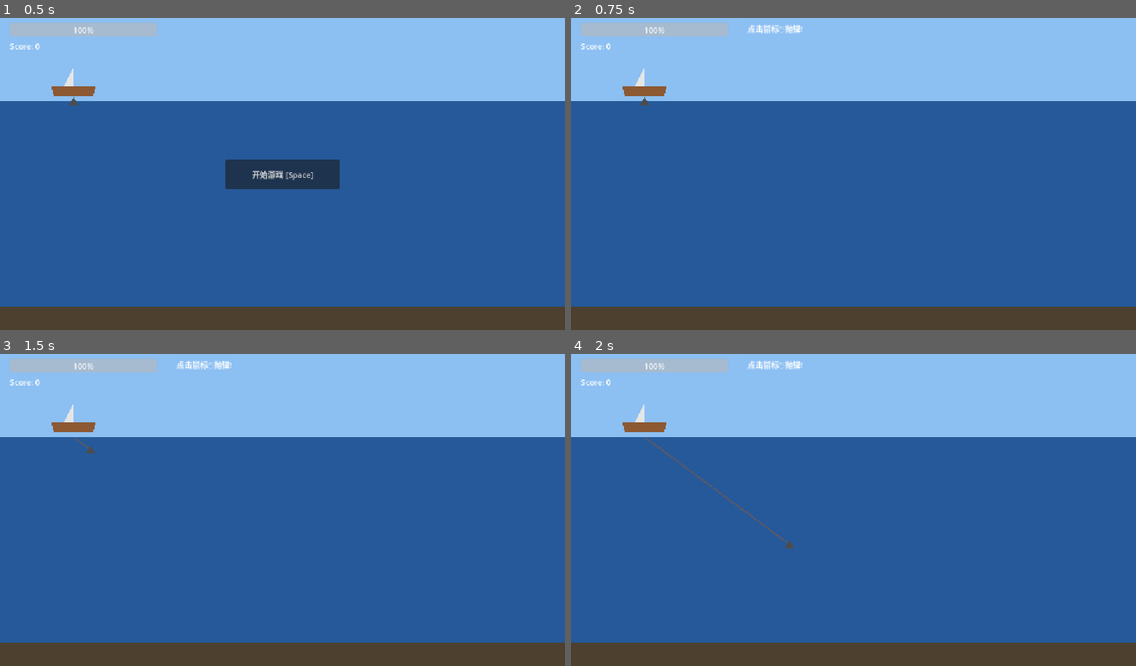
Above: before the commit, frames 1-4 (two rows, left to right).
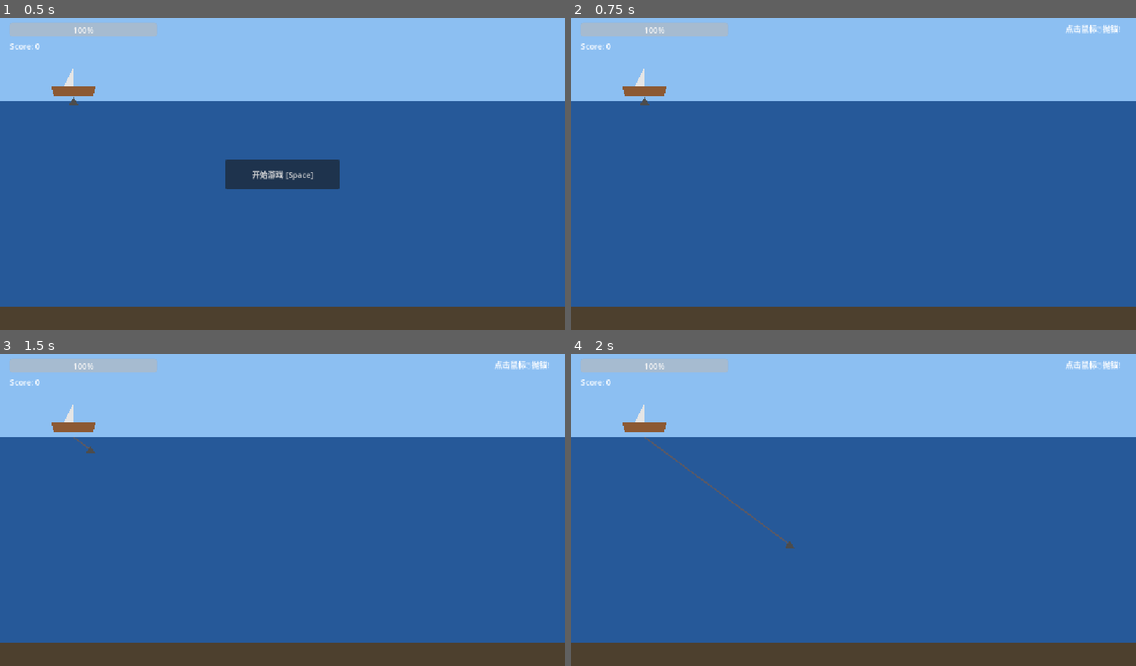
Above: after the commit, the same moments.

Repository: hysonger/anchor-loot
Game: Godot game, scene res://scenes/main.tscn
Two runs of this game, one before a commit and one after it. Both use one fixed random seed, a clock stepped at 60 frames per second and the inputs below.
Inputs (mouse positions are in pixels of both pictures, inside the frame that each line leads up to):
- Up to frame 1 (0.5 s): no input
- Up to frame 2 (0.75 s): click "开始游戏 [Space]" at 0.5 s
- Up to frame 3 (1.5 s): tap Enter at 1.25 s; move the mouse to (254, 572) at 1.27 s; click (254, 572) at 1.42 s
- Up to frame 4 (2 s): tap Space at 1.52 s

Frame 1 is identical in both runs. In frame 2, 0.3% of the frame differs, in the area x 31-98%, y 2-5%; in frame 3, 0.3%; in frame 4, 0.3%.
Error before the commit: Attempt to call function 'call_deferred' in base 'null instance' on a null instance. (res://scripts/main.gd:68)

Commit message:
fix(items): update loot table weights and use call_deferred for item instantiation

Diff:
--- a/scenes/anchor.tscn
+++ b/scenes/anchor.tscn
@@ -1,38 +1,38 @@
-[gd_scene load_steps=6 format=3]
+[gd_scene format=3 uid="uid://2nd43pddcdlb"]
 
-[ext_resource type="Script" path="res://scripts/anchor.gd" id="1_anchor"]
-[ext_resource type="Script" path="res://scripts/state_machine.gd" id="2_sm"]
-[ext_resource type="Script" path="res://scripts/anchor_states/idle.gd" id="3_idle"]
-[ext_resource type="Script" path="res://scripts/anchor_states/launched.gd" id="4_launched"]
-[ext_resource type="Script" path="res://scripts/anchor_states/retracting.gd" id="5_retract"]
+[ext_resource type="Script" uid="uid://b7ehuvmooayn0" path="res://scripts/anchor.gd" id="1_anchor"]
+[ext_resource type="Script" uid="uid://bab8onpj8i350" path="res://scripts/state_machine.gd" id="2_sm"]
+[ext_resource type="Script" uid="uid://b4tsd5ai4pvyt" path="res://scripts/anchor_states/idle.gd" id="3_idle"]
+[ext_resource type="Script" uid="uid://3lujua0coytv" path="res://scripts/anchor_states/launched.gd" id="4_launched"]
+[ext_resource type="Script" uid="uid://bctpuhecatjpv" path="res://scripts/anchor_states/retracting.gd" id="5_retract"]
 
 [sub_resource type="RectangleShape2D" id="RectangleShape2D_1"]
 size = Vector2(16, 16)
 
-[node name="Anchor" type="Node2D"]
+[node name="Anchor" type="Node2D" unique_id=1312433041]
 script = ExtResource("1_anchor")
 
-[node name="StateMachine" type="Node" parent="."]
+[node name="StateMachine" type="Node" parent="." unique_id=832673370]
 script = ExtResource("2_sm")
 
-[node name="Idle" type="Node" parent="StateMachine"]
+[node name="Idle" type="Node" parent="StateMachine" unique_id=997138819]
 script = ExtResource("3_idle")
 
-[node name="Launched" type="Node" parent="StateMachine"]
+[node name="Launched" type="Node" parent="StateMachine" unique_id=1335341508]
 script = ExtResource("4_launched")
 
-[node name="Retracting" type="Node" parent="StateMachine"]
+[node name="Retracting" type="Node" parent="StateMachine" unique_id=761463912]
 script = ExtResource("5_retract")
 
-[node name="Chain" type="Line2D" parent="."]
+[node name="Chain" type="Line2D" parent="." unique_id=1533038872]
+width = 3.0
 default_color = Color(0.35, 0.35, 0.4, 1)
-width = 3.0
 
-[node name="Head" type="Area2D" parent="." groups=["anchor_head"]]
+[node name="Head" type="Area2D" parent="." unique_id=1783710916 groups=["anchor_head"]]
 
-[node name="CollisionShape2D" type="CollisionShape2D" parent="Head"]
+[node name="CollisionShape2D" type="CollisionShape2D" parent="Head" unique_id=1420797330]
 shape = SubResource("RectangleShape2D_1")
 
-[node name="Polygon2D" type="Polygon2D" parent="Head"]
+[node name="Polygon2D" type="Polygon2D" parent="Head" unique_id=1977919206]
+color = Color(0.3, 0.3, 0.3, 1)
 polygon = PackedVector2Array(0, -8, 10, 8, -10, 8)
-color = Color(0.3, 0.3, 0.3, 1)
--- a/scenes/main.tscn
+++ b/scenes/main.tscn
@@ -1,70 +1,73 @@
-[gd_scene load_steps=5 format=3]
+[gd_scene format=3 uid="uid://cybaj3pcd1bax"]
 
-[ext_resource type="Script" path="res://scripts/main.gd" id="1_main"]
-[ext_resource type="Script" path="res://scripts/spawner.gd" id="2_spawner"]
+[ext_resource type="Script" uid="uid://c25g3g7g01hdq" path="res://scripts/main.gd" id="1_main"]
+[ext_resource type="Script" uid="uid://byp0pj8yv4ju6" path="res://scripts/spawner.gd" id="2_spawner"]
 [ext_resource type="PackedScene" path="res://scenes/ship.tscn" id="3_ship"]
 [ext_resource type="PackedScene" path="res://scenes/anchor.tscn" id="4_anchor"]
 
-[node name="Main" type="Node2D"]
+[node name="Main" type="Node2D" unique_id=854110732]
 script = ExtResource("1_main")
 
-[node name="Background" type="ColorRect" parent="."]
-mouse_filter = 2
+[node name="Background" type="ColorRect" parent="." unique_id=1873312082]
 offset_right = 1152.0
 offset_bottom = 180.0
+mouse_filter = 2
 color = Color(0.55, 0.75, 0.95, 1)
 
-[node name="Water" type="ColorRect" parent="."]
-mouse_filter = 2
+[node name="Water" type="ColorRect" parent="." unique_id=1700317447]
 offset_top = 180.0
 offset_right = 1152.0
 offset_bottom = 600.0
+mouse_filter = 2
 color = Color(0.15, 0.35, 0.6, 1)
 
-[node name="Seabed" type="ColorRect" parent="."]
-mouse_filter = 2
+[node name="Seabed" type="ColorRect" parent="." unique_id=1511373838]
 offset_top = 600.0
 offset_right = 1152.0
 offset_bottom = 648.0
+mouse_filter = 2
 color = Color(0.3, 0.25, 0.18, 1)
 
-[node name="Spawner" type="Node2D" parent="."]
+[node name="Spawner" type="Node2D" parent="." unique_id=2091880541]
 script = ExtResource("2_spawner")
 
-[node name="Ship" parent="." instance=ExtResource("3_ship")]
+[node name="Ship" parent="." unique_id=1330670128 instance=ExtResource("3_ship")]
 
-[node name="Anchor" parent="." instance=ExtResource("4_anchor")]
+[node name="Anchor" parent="." unique_id=1422301387 instance=ExtResource("4_anchor")]
 
-[node name="HUD" type="CanvasLayer" parent="."]
+[node name="HUD" type="CanvasLayer" parent="." unique_id=455058947]
 
-[node name="DurabilityBar" type="ProgressBar" parent="HUD"]
-mouse_filter = 2
+[node name="DurabilityBar" type="ProgressBar" parent="HUD" unique_id=1228440353]
 offset_left = 20.0
 offset_top = 20.0
 offset_right = 320.0
 offset_bottom = 48.0
-max_value = 100.0
+mouse_filter = 2
 value = 100.0
 
-[node name="ScoreLabel" type="Label" parent="HUD"]
-mouse_filter = 2
+[node name="ScoreLabel" type="Label" parent="HUD" unique_id=707131598]
 offset_left = 20.0
 offset_top = 56.0
-offset_right = 320.0
+offset_right = 164.0
 offset_bottom = 80.0
 text = "Score: 0"
 
-[node name="MessageLabel" type="Label" parent="HUD"]
-mouse_filter = 2
+[node name="MessageLabel" type="Label" parent="HUD" unique_id=227147785]
 offset_left = 360.0
 offset_top = 20.0
 offset_right = 1120.0
 offset_bottom = 60.0
-text = "准备好抛锚!"
+horizontal_alignment = 2
 
-[node name="StartButton" type="Button" parent="HUD"]
+[node name="StartButton" type="Button" parent="HUD" unique_id=1027347151]
 offset_left = 460.0
 offset_top = 300.0
 offset_right = 692.0
 offset_bottom = 360.0
-text = "开始游戏 (Space)"
+text = "开始游戏 [Space]"
+
+[node name="TipCleanTimer" type="Timer" parent="." unique_id=1657589178]
+wait_time = 5.0
+one_shot = true
+
+[connection signal="timeout" from="TipCleanTimer" to="." method="_on_timer_timeout"]
--- a/scripts/items/aggressive_fish_item.gd
+++ b/scripts/items/aggressive_fish_item.gd
@@ -3,6 +3,9 @@
 # 攻击性鱼：继承普通鱼摆动。进入检测范围后转向朝向船，停顿后直线冲撞。
 
 enum AggroState { PATROL, WINDUP, CHARGE }
+
+const AGGRO_DAMAGE := 30
+const AGGRO_SCORE := 40
 
 var _aggro_state: AggroState = AggroState.PATROL
 var _windup_timer: float = 0.0
@@ -36,7 +39,7 @@
 	rotation = _dir_to_ship().angle()
 
 func _get_damage() -> int:
-	return 35
+	return AGGRO_DAMAGE
 
 func _get_score() -> int:
-	return 40
+	return AGGRO_SCORE
--- a/scripts/items/chest_item.gd
+++ b/scripts/items/chest_item.gd
@@ -6,10 +6,8 @@
 const SCORE := 10
 
 const LOOT_TABLE: Array[Dictionary] = [
-	{"scene": preload("res://scenes/junk_item.tscn"),             "weight": 0.100},
-	{"scene": preload("res://scenes/normal_fish_item.tscn"),      "weight": 0.050},
-	{"scene": preload("res://scenes/aggressive_fish_item.tscn"),  "weight": 0.025},
-	{"scene": preload("res://scenes/treasure_item_small.tscn"),   "weight": 0.020},
+	{"scene": preload("res://scenes/aggressive_fish_item.tscn"),  "weight": 0.010},
+	{"scene": preload("res://scenes/treasure_item_small.tscn"),   "weight": 0.030},
 	{"scene": preload("res://scenes/treasure_item_large.tscn"),   "weight": 0.010},
 ]
 
@@ -19,7 +17,7 @@
 func _on_killed() -> void:
 	var scene: PackedScene = _pick_loot_scene()
 	var item: Item = scene.instantiate()
-	get_parent().add_child(item)
+	get_parent().call_deferred("add_child", item) # 需要使用 call_deferred 语法，否则会报错
 	item.setup(global_position)
 
 func _pick_loot_scene() -> PackedScene:
--- a/scripts/items/junk_item.gd
+++ b/scripts/items/junk_item.gd
@@ -2,7 +2,7 @@
 extends Item
 # 垃圾：左移 + 上浮至水面即止（复用基类水线钳制），撞船扣耐久。
 
-const DAMAGE := 25
+const DAMAGE := 20
 const SCORE := 10
 
 func _init_velocity() -> Vector2:
